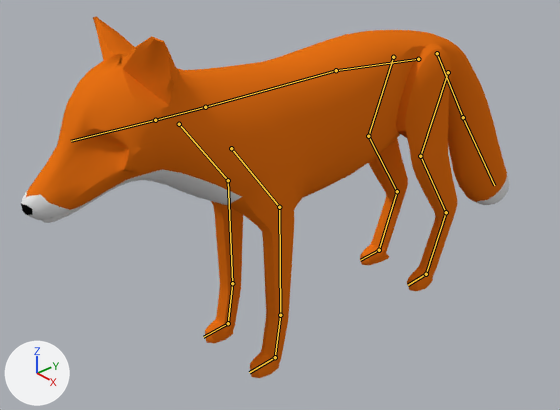
A saved change to the Blender file characters/fox/fox.blend.
The view is the same before and after, from a 50 mm camera at (0.819, -0.811, 0.803) aimed at (-0.049, -0.048, 0.216). Arrows for +X, +Y and +Z are at lower left; the lights stay in place. The bones that bend it are drawn over the model as lines.

Names of what the first picture shows: 'body'.
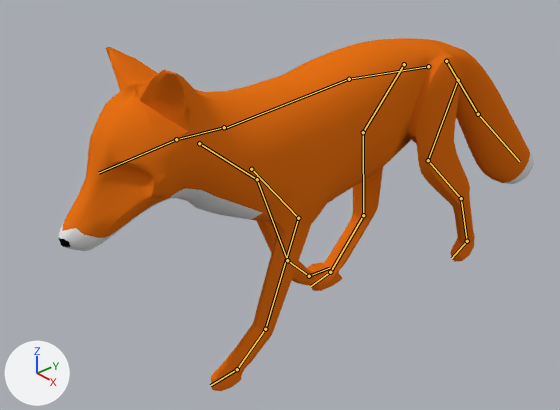
The newer file adds an action. The first version stands in its rest pose; the second is drawn at frame 40 of the action 'ArmatureAction.001'.

The change, as JSON lines over the scene's bpy script:
```json
{"block": "bone_spine_lower", "where": "bone_spine_lower = bpy.data.objects['Armature'].pose.bones['spine.lower']"}
{"op": "set", "path": "bone_spine_lower.location", "old": "(0.0, 0.0, 0.0)", "new": "(0.0, -0.032, 0.016)"}
{"block": "bone_spine_upper", "where": "bone_spine_upper = bpy.data.objects['Armature'].pose.bones['spine.upper']  # child of 'spine.lower'"}
{"op": "set", "path": "bone_spine_upper.location", "old": "(0.0, 0.0, 0.0)", "new": "(0.0, 0.06, 0.026)"}
{"op": "set", "path": "bone_spine_upper.rotation_quaternion", "old": "(1.0, 0.0, 0.0, 0.0)", "new": "(0.999, 0.039, 0.0, 0.0)", "note": "degrees (0, 0, 0) -> degrees (5, 0, 0)"}
{"block": "bone_leg_front_lower_l", "where": "bone_leg_front_lower_l = bpy.data.objects['Armature'].pose.bones['leg.front.lower.l']  # child of 'leg.front.mid.l'"}
{"op": "set", "path": "bone_leg_front_lower_l.location", "old": "(0.0, 0.0, 0.0)", "new": "(0.0, 0.002, 0.006)"}
{"op": "set", "path": "bone_leg_front_lower_l.rotation_quaternion", "old": "(1.0, 0.0, 0.0, 0.0)", "new": "(0.995, 0.066, 0.0, 0.0)", "note": "degrees (0, 0, 0) -> degrees (8, 0, 0)"}
{"block": "bone_leg_front_lower_r", "where": "bone_leg_front_lower_r = bpy.data.objects['Armature'].pose.bones['leg.front.lower.r']  # child of 'leg.front.mid.r'"}
{"op": "set", "path": "bone_leg_front_lower_r.location", "old": "(0.0, 0.0, 0.0)", "new": "(0.0, 0.005, -0.003)"}
{"op": "set", "path": "bone_leg_front_lower_r.rotation_quaternion", "old": "(1.0, 0.0, 0.0, 0.0)", "new": "(0.959, -0.284, 0.0, 0.0)", "note": "degrees (0, 0, 0) -> degrees (-33, 0, 0)"}
{"block": "bone_spine_neck", "where": "bone_spine_neck = bpy.data.objects['Armature'].pose.bones['spine.neck']  # child of 'spine.upper'"}
{"op": "set", "path": "bone_spine_neck.location", "old": "(0.0, 0.0, 0.0)", "new": "(0.0, 0.0, -0.001)"}
{"op": "set", "path": "bone_spine_neck.rotation_quaternion", "old": "(1.0, 0.0, 0.0, 0.0)", "new": "(0.993, -0.115, 0.0, 0.0)", "note": "degrees (0, 0, 0) -> degrees (-13, 0, 0)"}
{"block": "bone_leg_rear_lower_l", "where": "bone_leg_rear_lower_l = bpy.data.objects['Armature'].pose.bones['leg.rear.lower.l']  # child of 'leg.rear.mid.l'"}
{"op": "set", "path": "bone_leg_rear_lower_l.location", "old": "(0.0, 0.0, 0.0)", "new": "(0.0, 0.001, -0.002)"}
{"op": "set", "path": "bone_leg_rear_lower_l.rotation_quaternion", "old": "(1.0, 0.0, 0.0, 0.0)", "new": "(0.968, -0.249, 0.0, 0.0)", "note": "degrees (0, 0, 0) -> degrees (-29, 0, 0)"}
{"block": "bone_leg_rear_lower_r", "where": "bone_leg_rear_lower_r = bpy.data.objects['Armature'].pose.bones['leg.rear.lower.r']  # child of 'leg.rear.mid.r'"}
{"op": "set", "path": "bone_leg_rear_lower_r.location", "old": "(0.0, 0.0, 0.0)", "new": "(0.0, 0.001, -0.003)"}
{"op": "set", "path": "bone_leg_rear_lower_r.rotation_quaternion", "old": "(1.0, 0.0, 0.0, 0.0)", "new": "(0.992, -0.109, 0.0, 0.0)", "note": "degrees (0, 0, 0) -> degrees (-13, 0, 0)"}
{"block": "bone_spine_point", "where": "bone_spine_point = bpy.data.objects['Armature'].pose.bones['spine.point']  # child of 'spine.lower'"}
{"op": "set", "path": "bone_spine_point.location", "old": "(0.0, 0.0, 0.0)", "new": "(0.0, -0.096, 0.049)"}
{"block": "bone_spine_tail_pointer", "where": "bone_spine_tail_pointer = bpy.data.objects['Armature'].pose.bones['spine.tail.pointer']"}
{"op": "set", "path": "bone_spine_tail_pointer.location", "old": "(0.0, 0.0, 0.0)", "new": "(0.0, 0.056, 0.055)"}
{"block": "bone_leg_rear_foot_r", "where": "bone_leg_rear_foot_r = bpy.data.objects['Armature'].pose.bones['leg.rear.foot.r']"}
{"op": "set", "path": "bone_leg_rear_foot_r.location", "old": "(0.0, 0.0, 0.0)", "new": "(-0.011, 0.145, 0.02)"}
{"op": "set", "path": "bone_leg_rear_foot_r.rotation_quaternion", "old": "(1.0, 0.0, 0.0, 0.0)", "new": "(0.997, -0.074, 0.0, 0.0)", "note": "degrees (0, 0, 0) -> degrees (-9, 0, 0)"}
{"block": "bone_leg_rear_foot_l", "where": "bone_leg_rear_foot_l = bpy.data.objects['Armature'].pose.bones['leg.rear.foot.l']"}
{"op": "set", "path": "bone_leg_rear_foot_l.location", "old": "(0.0, 0.0, 0.0)", "new": "(0.016, -0.148, 0.003)"}
{"op": "set", "path": "bone_leg_rear_foot_l.rotation_quaternion", "old": "(1.0, 0.0, 0.0, 0.0)", "new": "(0.979, -0.201, 0.0, 0.0)", "note": "degrees (0, 0, 0) -> degrees (-23, 0, 0)"}
{"block": "bone_leg_front_foot_l", "where": "bone_leg_front_foot_l = bpy.data.objects['Armature'].pose.bones['leg.front.foot.l']"}
{"op": "set", "path": "bone_leg_front_foot_l.location", "old": "(0.0, 0.0, 0.0)", "new": "(0.017, 0.064, 0.003)"}
{"block": "bone_leg_front_foot_r", "where": "bone_leg_front_foot_r = bpy.data.objects['Armature'].pose.bones['leg.front.foot.r']"}
{"op": "set", "path": "bone_leg_front_foot_r.location", "old": "(0.0, 0.0, 0.0)", "new": "(0.0, -0.19, 0.008)"}
{"op": "set", "path": "bone_leg_front_foot_r.rotation_quaternion", "old": "(1.0, 0.0, 0.0, 0.0)", "new": "(0.062, -0.998, 0.0, 0.0)", "note": "degrees (0, 0, 0) -> degrees (-173, 0, 0)"}
```

Boxes [x1, y1, x2, y2] around the edits, measured in the pictures (560 x 410 px):
```json
{"object": "body", "change": "posed", "before": [21, 17, 509, 378], "after": [59, 38, 534, 391]}
{"bone": "spine.lower", "before": "(418, 59) to (336, 70)", "after": "(428, 66) to (349, 79)"}
{"bone": "spine.upper", "before": "(336, 70) to (205, 107)", "after": "(349, 79) to (224, 128)"}
{"bone": "leg.front.lower.l", "before": "(280, 315) to (275, 357)", "after": "(265, 329) to (237, 369)"}
{"bone": "leg.front.lower.r", "before": "(232, 283) to (228, 323)", "after": "(287, 260) to (309, 276)"}
{"bone": "spine.neck", "before": "(205, 107) to (155, 120)", "after": "(224, 127) to (176, 139)"}
{"bone": "leg.rear.lower.l", "before": "(446, 212) to (426, 274)", "after": "(461, 198) to (467, 241)"}
{"bone": "leg.rear.lower.r", "before": "(397, 191) to (379, 250)", "after": "(363, 215) to (330, 272)"}
{"bone": "leg.rear.foot.r", "before": "(379, 250) to (360, 260)", "after": "(330, 272) to (310, 286)"}
{"bone": "leg.rear.foot.l", "before": "(426, 274) to (408, 285)", "after": "(467, 241) to (451, 258)"}
{"bone": "leg.front.foot.l", "before": "(275, 357) to (249, 372)", "after": "(237, 369) to (210, 385)"}
{"bone": "leg.front.foot.r", "before": "(228, 323) to (203, 337)", "after": "(309, 276) to (329, 268)"}
```
